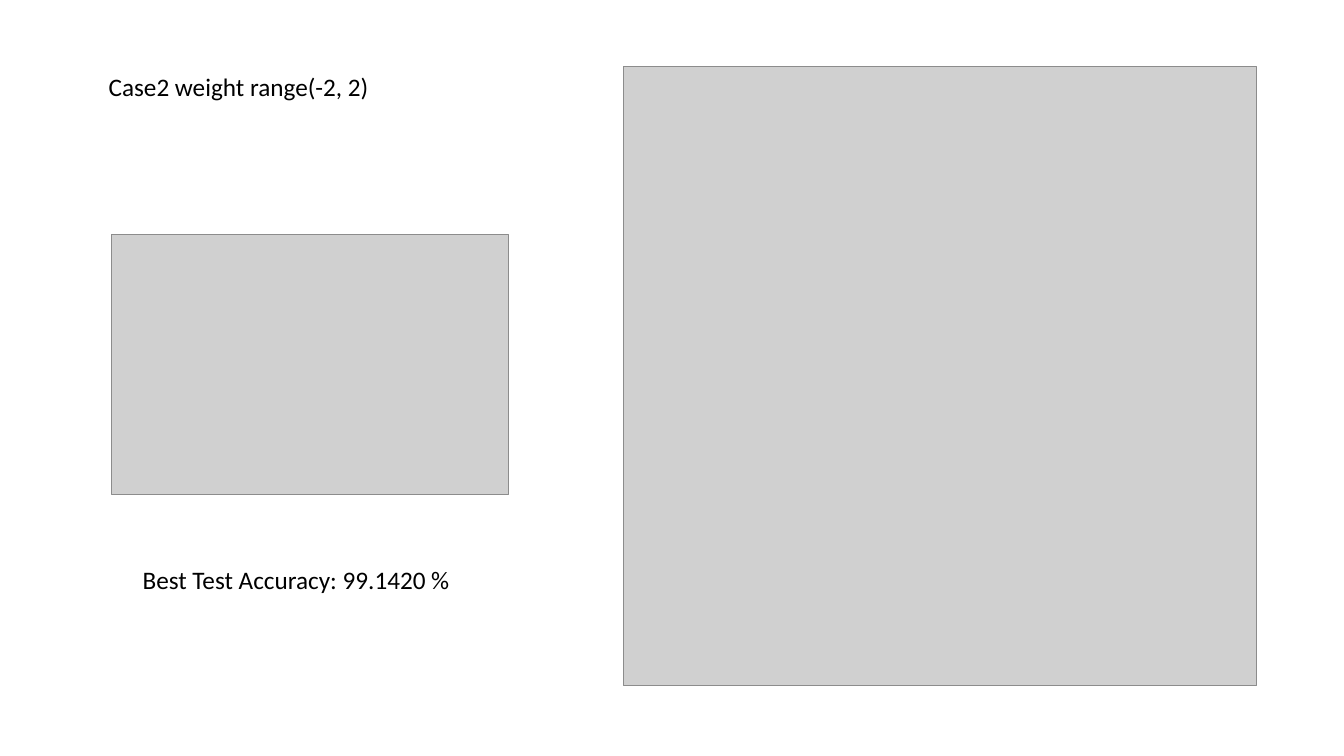
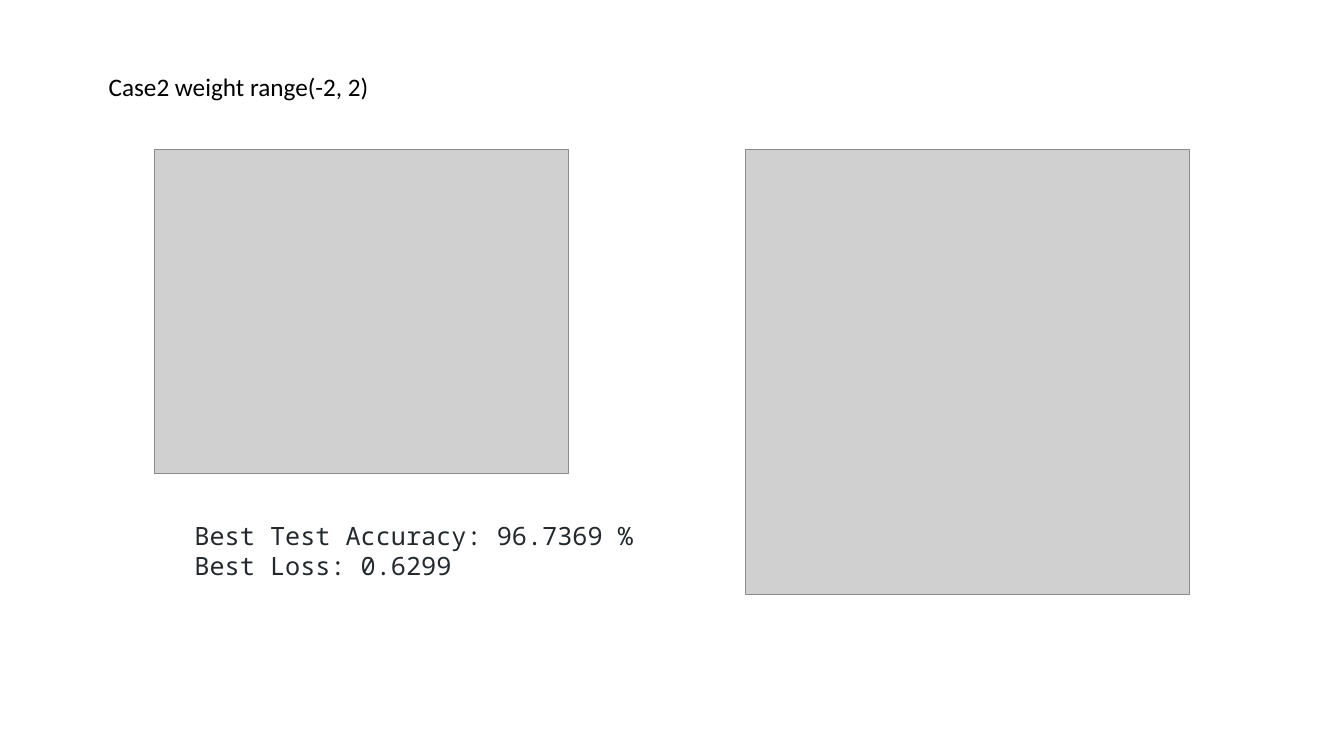
Before and after one commit to kpliao1206/mlmi_hw_repo, a slide deck: slide 10 of Final/Final.pptx (slide 7 before the commit). Drawn at 1344x756 pixels with LibreOffice and Linux fonts; fonts in the diff are those of the drawing; grey boxes stand for pictures. Boxes give left, top, right and bottom in pixels: in the first picture for what was removed or moved away, otherwise in the second. Text is boxed around its words. In the diff, an @@ line names an element or a change of style, - is before the commit and + after.

```diff
--- a/Final/Final.pptx
+++ b/Final/Final.pptx
@@ picture: place and size @@
-picture at <box>112,234,509,494</box>
+picture at <box>154,149,568,474</box>
@@ picture: place and size @@
-picture at <box>624,67,1257,687</box>
+picture at <box>745,149,1190,595</box>
@@ text at <box>194,526,603,576</box>: text changed; font Calibri to Noto Sans Mono; text colour #000000 to #24292E @@
-Best Test Accuracy: 99.1420 %
+Best Test Accuracy: 96.7369 % Best Loss: 0.6299
```
Also in this commit, not shown: 2 other slides changed, 6 slides added, 5 other files.
